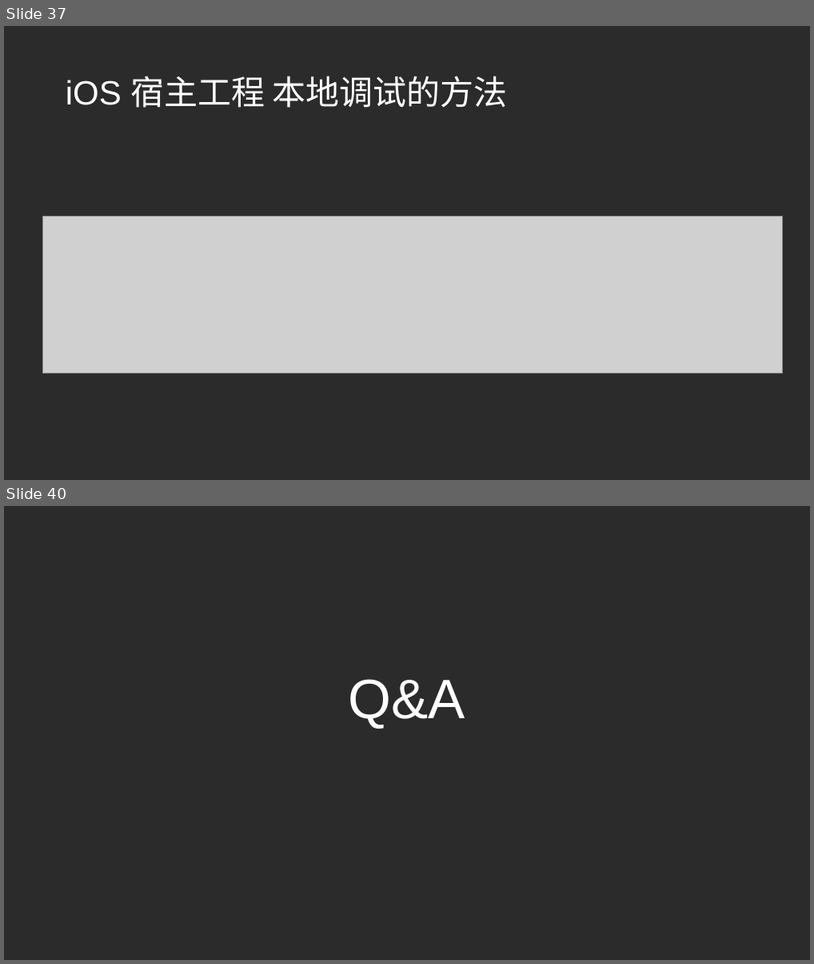
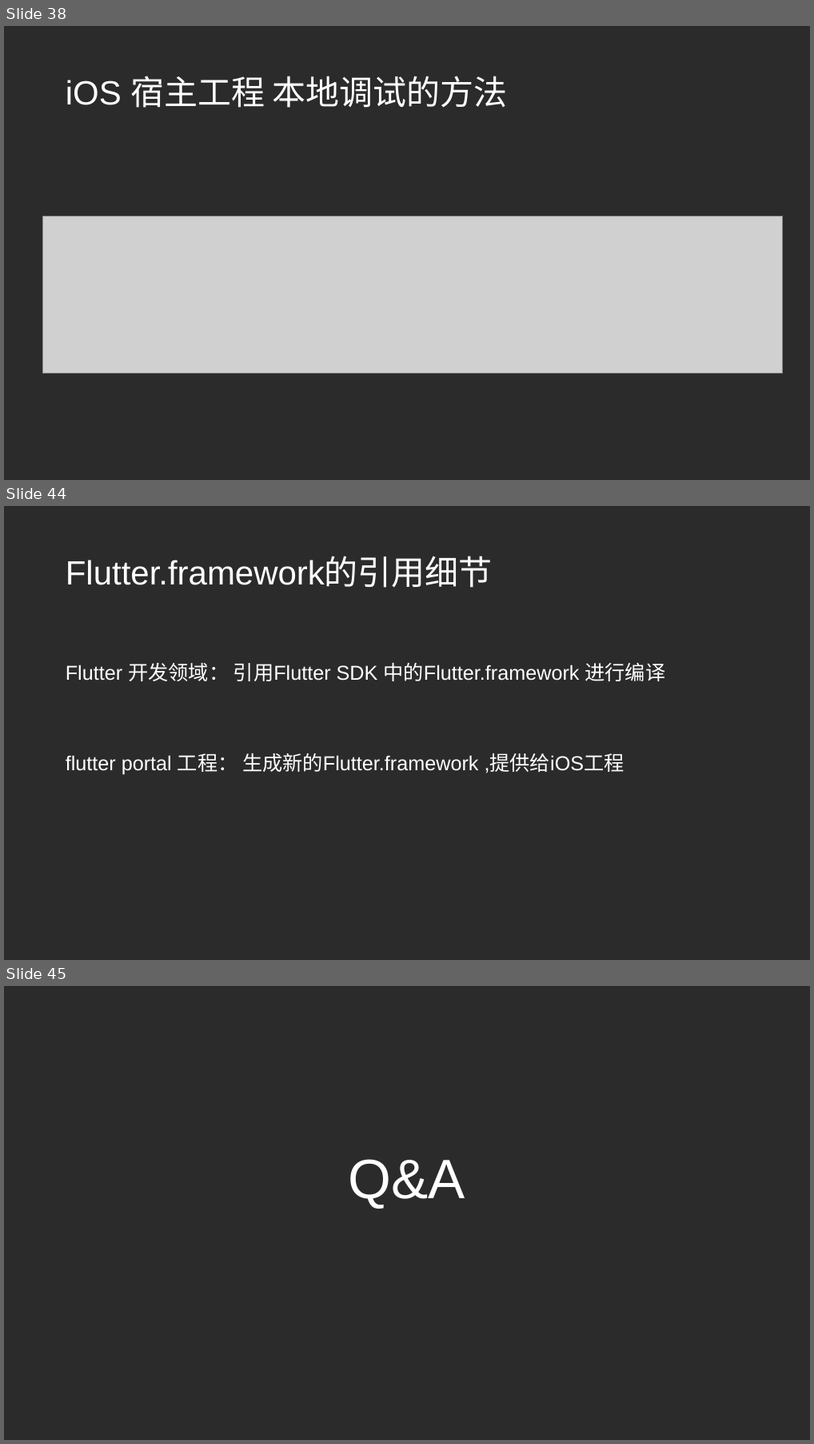
Before and after one commit to taojigu/TechDocs, a slide deck: flutter/iOSFlutterIntegrated.pptx. Shown one above the other, each under a label of ours: slides 37 and 40 before the commit, slides 38, 44 and 45 after it; the slides between them are not shown. The pictures are 814x964 and 814x1444 pixels, drawn with LibreOffice and Linux fonts; fonts in the diff are those of the drawing; grey boxes stand for pictures; background and template pictures are left out; a plain dark background stands for a picture behind light text. Boxes give left, top, right and bottom in pixels: in the first picture for what was removed or moved away, otherwise in the second. Text is boxed around its words. In the diff, an @@ line names an element or a change of style, - is before the commit and + after.

```diff
--- a/flutter/iOSFlutterIntegrated.pptx
+++ b/flutter/iOSFlutterIntegrated.pptx
@@ slide 44 added at bbox=[4, 506, 810, 960], background picture (left out) @@
@@ title added at bbox=[66, 558, 493, 588], 40 pt, text #FFFFFF @@
+Flutter.framework的引用细节
@@ text added at bbox=[66, 663, 666, 775], 24 pt, text #FFFFFF @@
+Flutter 开发领域： 引用Flutter SDK 中的Flutter.framework 进行编译
+flutter portal 工程： 生成新的Flutter.framework ,提供给iOS工程
@@ what was slide 37 is now slide 38 @@
@@ what was slide 40 is now slide 45 @@
```
Also in this commit, not shown: 2 slides changed, 5 other slides added, 1 slide removed.
